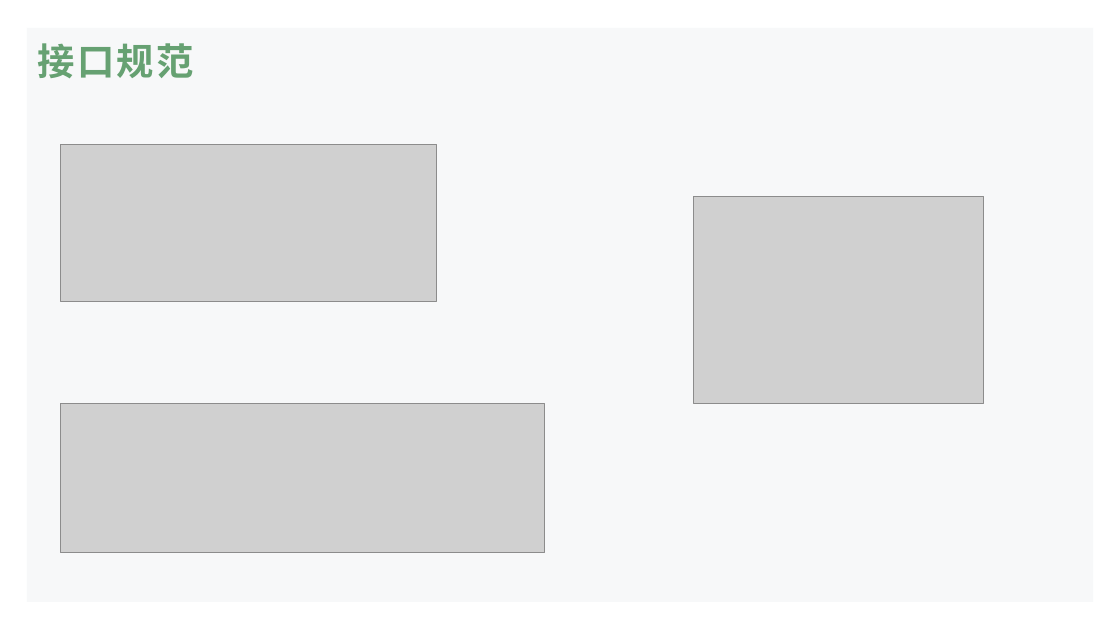
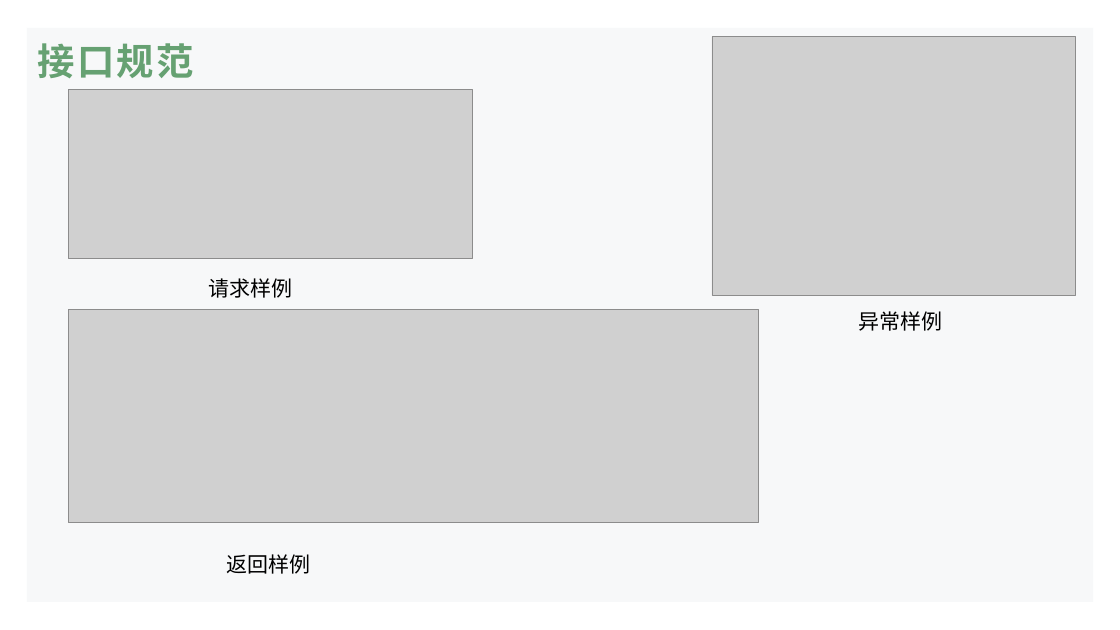
Before and after one commit to TangciuYueng/SAD, a slide deck: slide 10 of HWpre-Final.pptx. Drawn at 1120x630 pixels with LibreOffice and Linux fonts; fonts in the diff are those of the drawing; grey boxes stand for pictures; background and template pictures are left out. Boxes give left, top, right and bottom in pixels: in the first picture for what was removed or moved away, otherwise in the second. Text is boxed around its words. In the diff, an @@ line names an element or a change of style, - is before the commit and + after.

```diff
--- a/HWpre-Final.pptx
+++ b/HWpre-Final.pptx
@@ picture: place and size @@
-picture at [693, 197, 984, 403]
+picture at [712, 37, 1075, 296]
@@ picture: place and size @@
-picture at [60, 145, 437, 302]
+picture at [68, 90, 473, 259]
@@ text added at [209, 278, 293, 298], 18 pt, text #000000 @@
+请求样例
@@ picture: place and size @@
-picture at [60, 403, 544, 553]
+picture at [68, 309, 759, 523]
@@ text added at [858, 311, 942, 331], 18 pt, text #000000 @@
+异常样例
@@ text added at [227, 554, 311, 574], 18 pt, text #000000 @@
+返回样例
```
Also in this commit, not shown: 16 other slides changed, 3 slides added, 8 slides removed, 3 other files.
